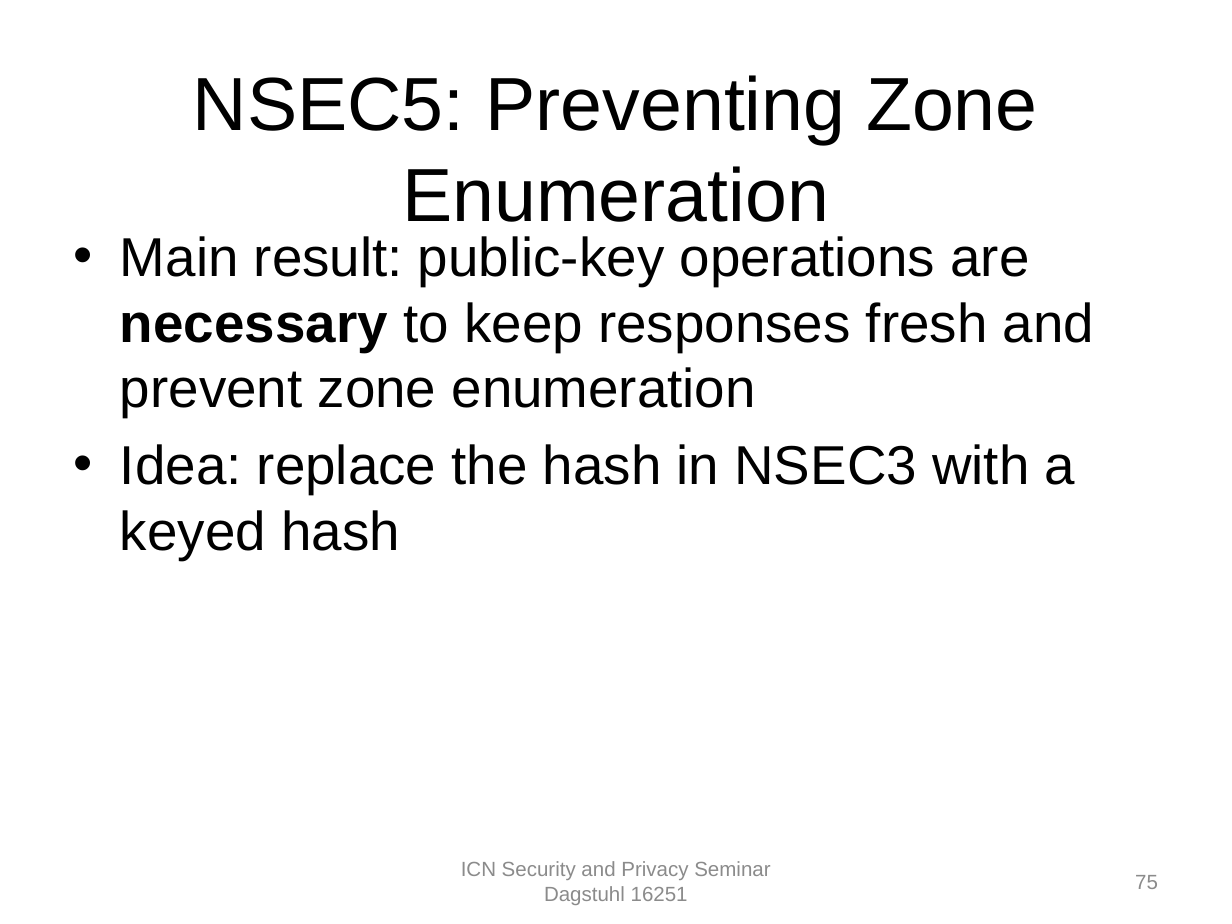
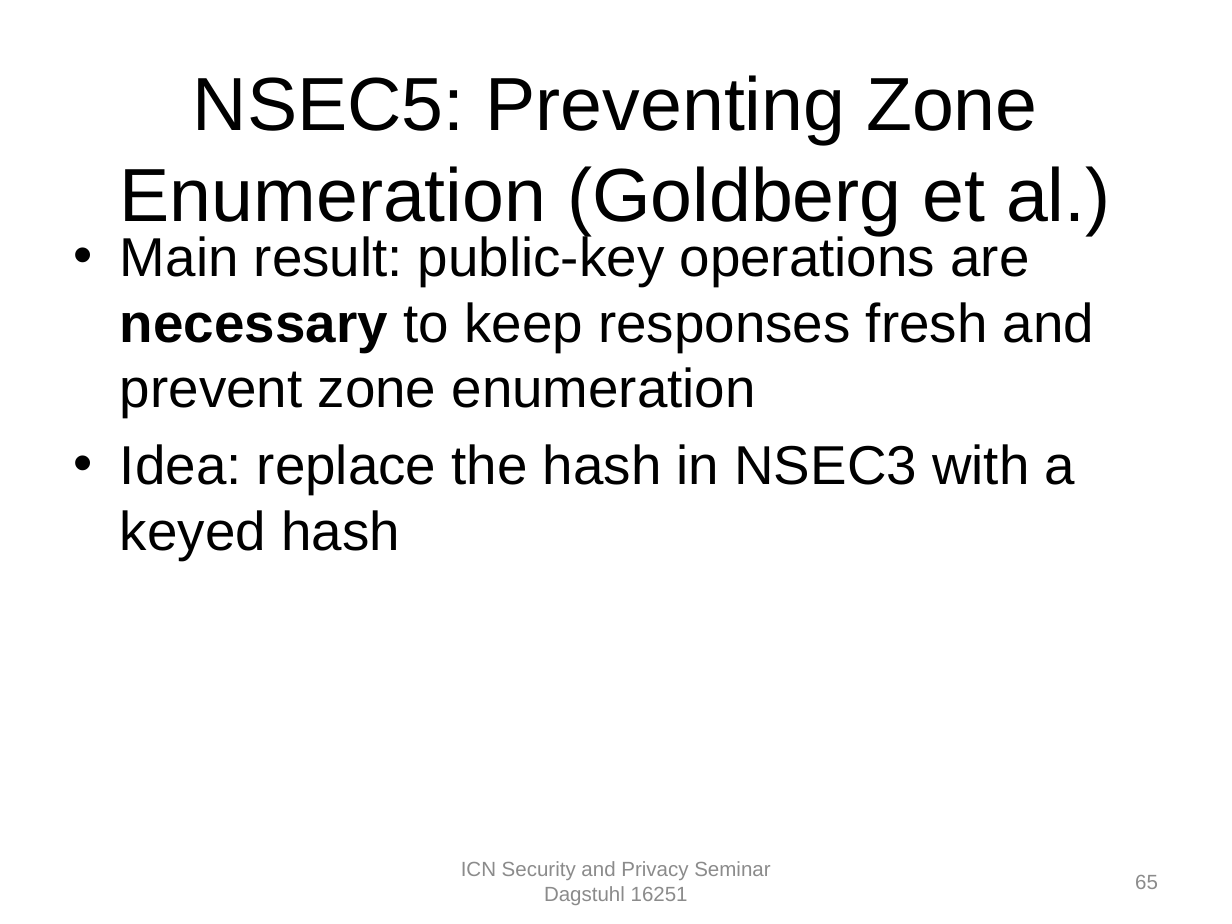
Before and after one commit to chris-wood/dagstuhl16-icn-privacy, a slide deck: slide 65 of talks/crypto_overview.pptx (slide 75 before the commit). Drawn at 1232x924 pixels with LibreOffice and Linux fonts; fonts in the diff are those of the drawing; background and template pictures are left out. Boxes give left, top, right and bottom in pixels: in the first picture for what was removed or moved away, otherwise in the second. Text is boxed around its words. In the diff, an @@ line names an element or a change of style, - is before the commit and + after.

```diff
--- a/talks/crypto_overview.pptx
+++ b/talks/crypto_overview.pptx
@@ title at [120, 75, 1110, 235]: text changed @@
-NSEC5: Preventing Zone Enumeration
+NSEC5: Preventing Zone Enumeration (Goldberg et al.)
@@ page number at [1135, 875, 1158, 889]: text changed @@
-75
+65
```
Also in this commit, not shown: 27 other slides changed, 3 slides added, 14 slides removed.
